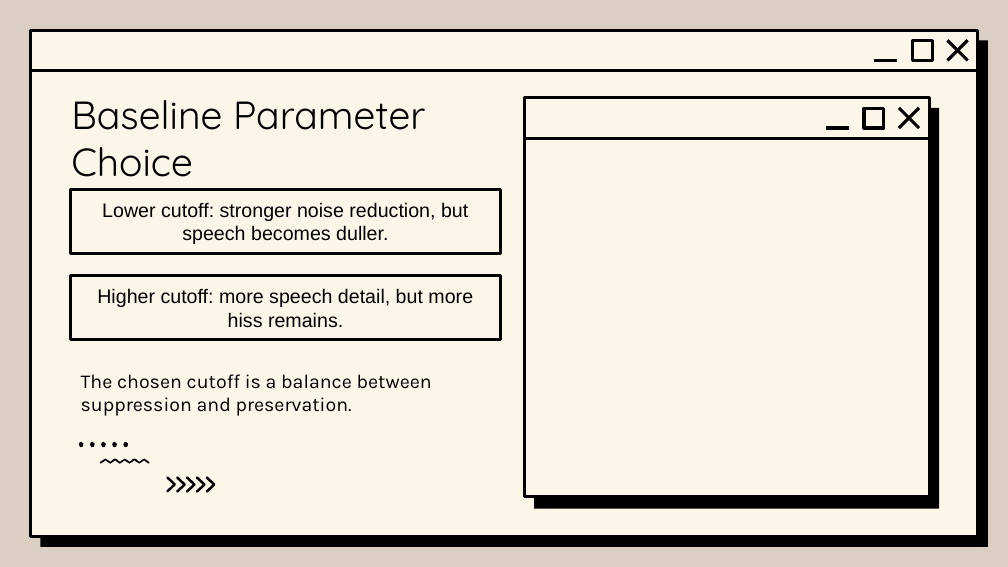
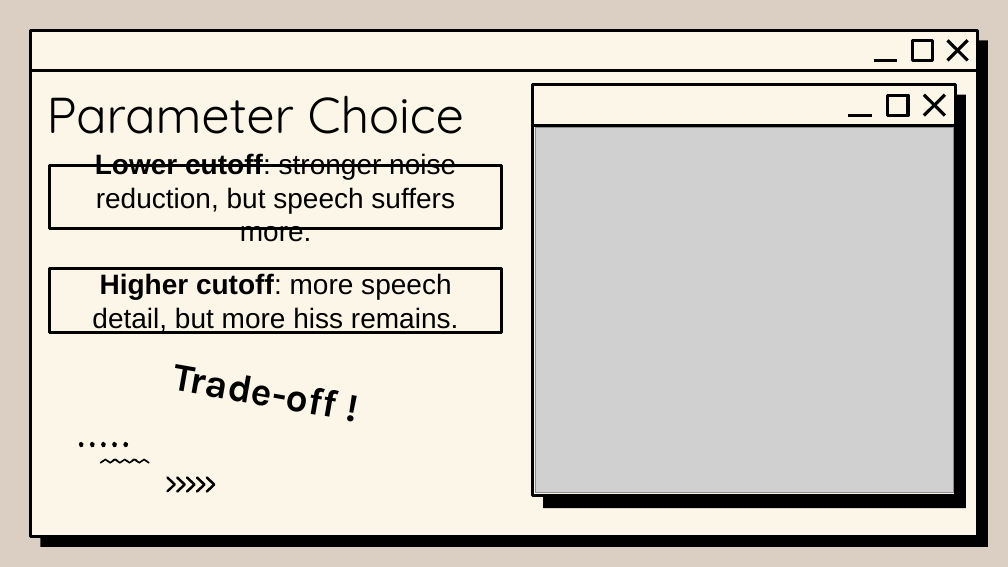
Before and after one commit to Xiejz959/2026-Signal-System-Pres, a slide deck: slide 11 of Slide/Slide_draft_4.0.pptx (slide 12 before the commit). Drawn at 1008x567 pixels with LibreOffice and Linux fonts; fonts in the diff are those of the drawing; grey boxes stand for pictures; background and template pictures are left out. Boxes give left, top, right and bottom in pixels: in the first picture for what was removed or moved away, otherwise in the second. Text is boxed around its words. In the diff, an @@ line names an element or a change of style, - is before the commit and + after.

```diff
--- a/Slide/Slide_draft_4.0.pptx
+++ b/Slide/Slide_draft_4.0.pptx
@@ rounded rectangle: place and size @@
-rounded rectangle at box(524, 98, 929, 496)
+rounded rectangle at box(533, 85, 956, 496)
@@ title at box(47, 95, 464, 134): text changed; size 28 to 36 pt @@
-Baseline Parameter Choice
+Parameter Choice
@@ rounded rectangle: place and size @@
-rounded rectangle at box(534, 108, 939, 508)
+rounded rectangle at box(543, 95, 966, 508)
@@ line moved from (826, 128) - (849, 128) to (848, 116) - (872, 116) @@
@@ 2 lines, 1 rectangle: place and size @@
-2 lines, 1 rectangle at box(864, 108, 919, 128)
+2 lines, 1 rectangle at box(887, 95, 944, 116)
@@ line moved from (524, 138) - (929, 138) to (533, 126) - (956, 126) @@
@@ picture added at box(535, 128, 954, 493) @@
@@ rectangle "Lower cutoff: stronger noise reduction, ...": place and size @@
-rectangle "Lower cutoff: stronger noise reduction, ..." at box(71, 190, 501, 253)
+rectangle "Lower cutoff: stronger noise reduction, ..." at box(49, 165, 501, 229)
@@ text in rectangle at box(95, 153, 456, 242): text changed; size 14 to 20 pt @@
-Lower cutoff: stronger noise reduction, but speech becomes duller.
+Lower cutoff: stronger noise reduction, but speech suffers more.
@@ rectangle "Higher cutoff: more speech detail, ...": place and size @@
-rectangle "Higher cutoff: more speech detail, ..." at box(71, 275, 501, 339)
+rectangle "Higher cutoff: more speech detail, ..." at box(49, 268, 501, 332)
@@ rectangle "Higher cutoff: more speech detail, ..." at box(49, 268, 501, 332): size 14 to 20 pt; bold on in "Higher cutoff:" @@
@@ subtitle "Trade-off !" at box(171, 364, 335, 417): rotation 0 to 10 degrees @@
@@ subtitle at box(171, 364, 335, 417): text changed; size 14 to 28 pt; bold on @@
-The chosen cutoff is a balance between suppression and preservation.
+Trade-off !
```
Also in this commit, not shown: 13 other slides changed, 1 slide added, 2 slides removed, 5 other files.
